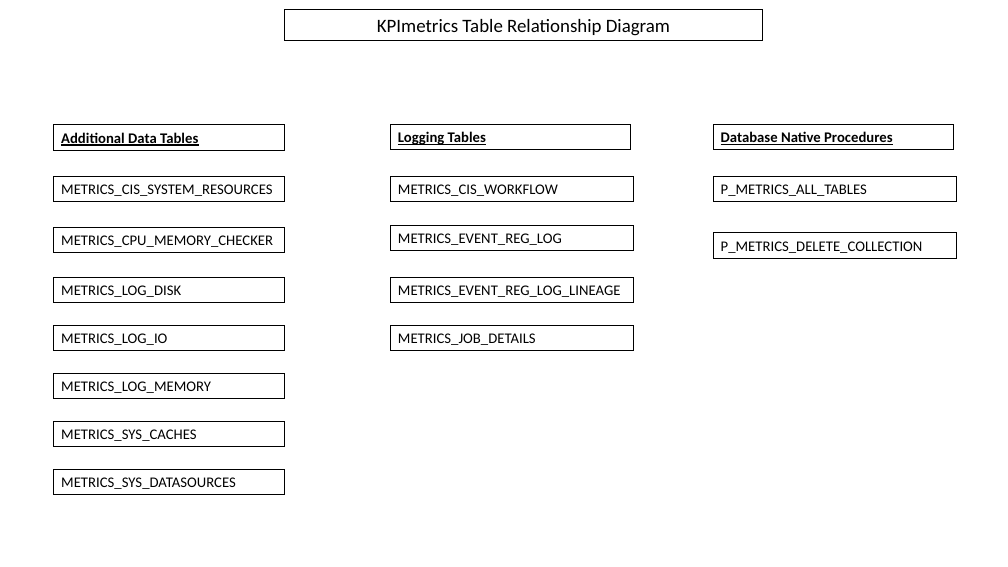
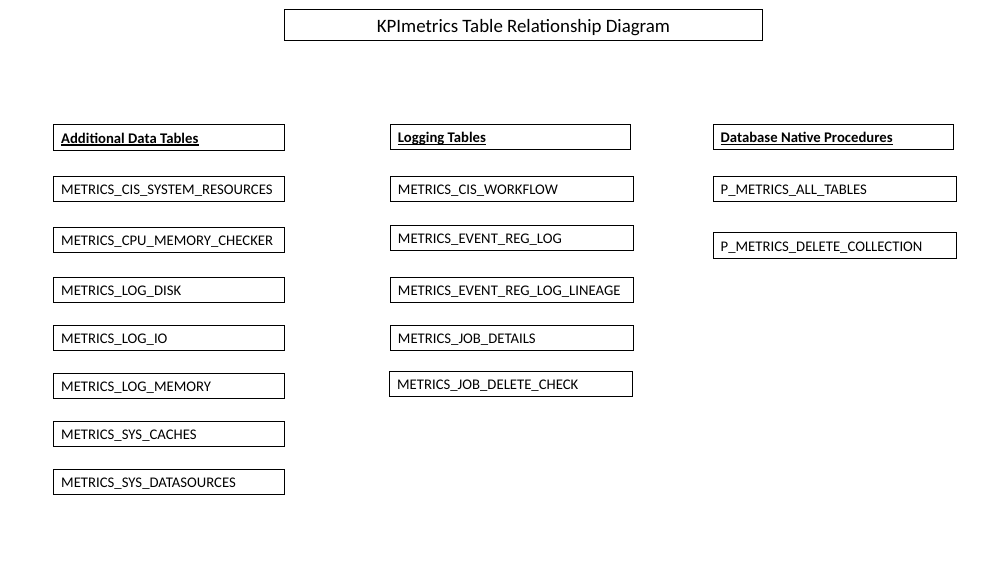
Before and after one commit to TIBCOSoftware/ASAssets_KPI, a slide deck: slide 2 of DocumentationSource/2020Q101/KPImetrics_Table_Relationship_Diagram.pptx. Drawn at 1008x567 pixels with LibreOffice and Linux fonts; fonts in the diff are those of the drawing. Boxes give left, top, right and bottom in pixels: in the first picture for what was removed or moved away, otherwise in the second. Text is boxed around its words. In the diff, an @@ line names an element or a change of style, - is before the commit and + after.

```diff
--- a/DocumentationSource/2020Q101/KPImetrics_Table_Relationship_Diagram.pptx
+++ b/DocumentationSource/2020Q101/KPImetrics_Table_Relationship_Diagram.pptx
@@ rectangle added at (390, 371, 634, 397), outline #000000 0.75 pt, 14 pt, text #000000 @@
+METRICS_JOB_DELETE_CHECK
```
Also in this commit, not shown: 1 other slide changed, 8 other files.
